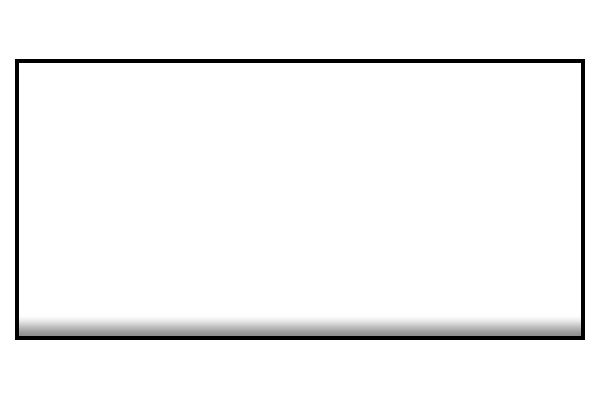
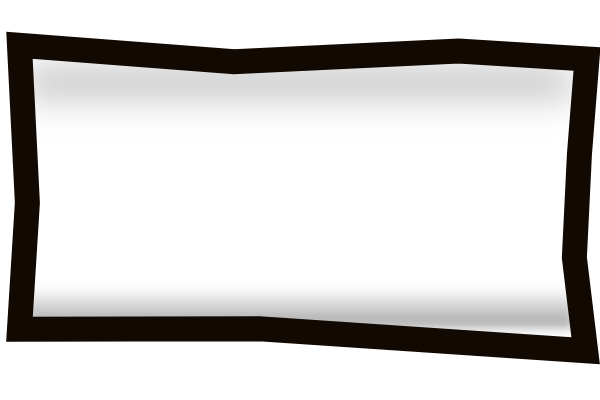
Layers edited between the first and the second w=600, h=400 image:
added layer "shadow top" (69%) above "shadow bottom" over [left=15, top=59, right=585, bottom=157]
added layer "shadow bottom" (69%) above "Form 1" over [left=14, top=271, right=586, bottom=340]
painted on "Ebene 1" over [left=15, top=316, right=585, bottom=340]
